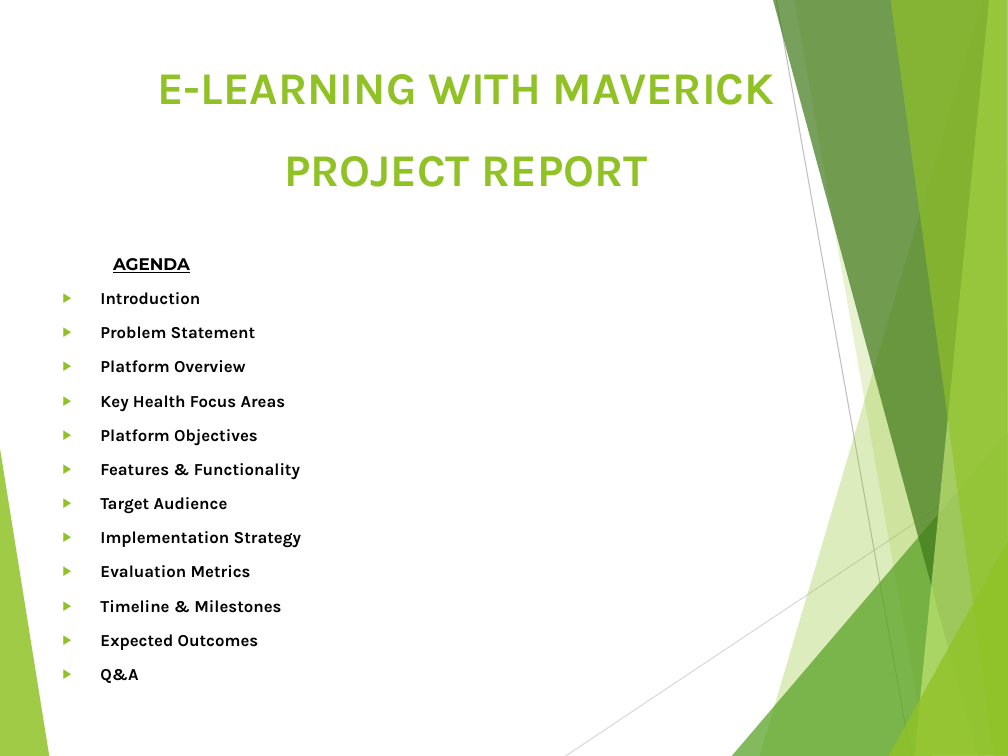
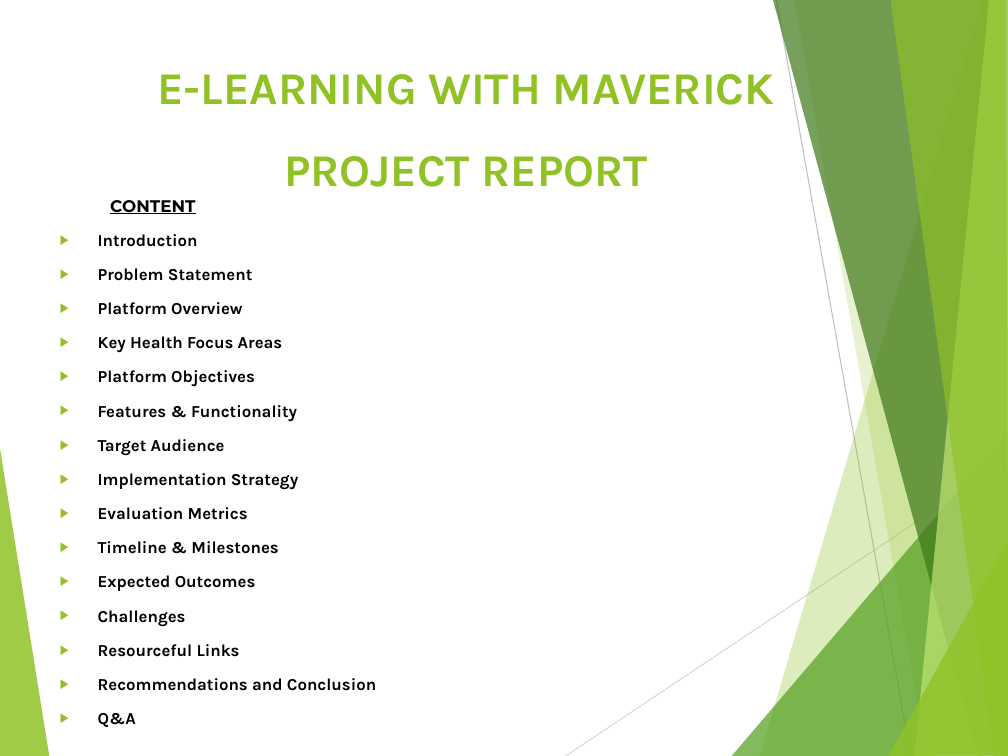
Before and after one commit to odido1/maverick-elearning, a slide deck: slide 1 of PROJECT REPORT.pptx. Drawn at 1008x756 pixels with LibreOffice and Linux fonts; fonts in the diff are those of the drawing. Boxes give left, top, right and bottom in pixels: in the first picture for what was removed or moved away, otherwise in the second. Text is boxed around its words. In the diff, an @@ line names an element or a change of style, - is before the commit and + after.

Commit message:
add

```diff
--- a/PROJECT REPORT.pptx
+++ b/PROJECT REPORT.pptx
@@ subtitle "CONTENT": place and size @@
-subtitle "CONTENT" at <box>100,258,302,683</box>
+subtitle "CONTENT" at <box>98,200,376,727</box>
@@ subtitle at <box>110,200,195,214</box>: text changed @@
-AGENDA
+CONTENT
@@ subtitle at <box>98,610,376,691</box>: paragraphs added @@
+▶ Challenges
+▶ Resourceful Links
+▶ Recommendations and Conclusion
```
